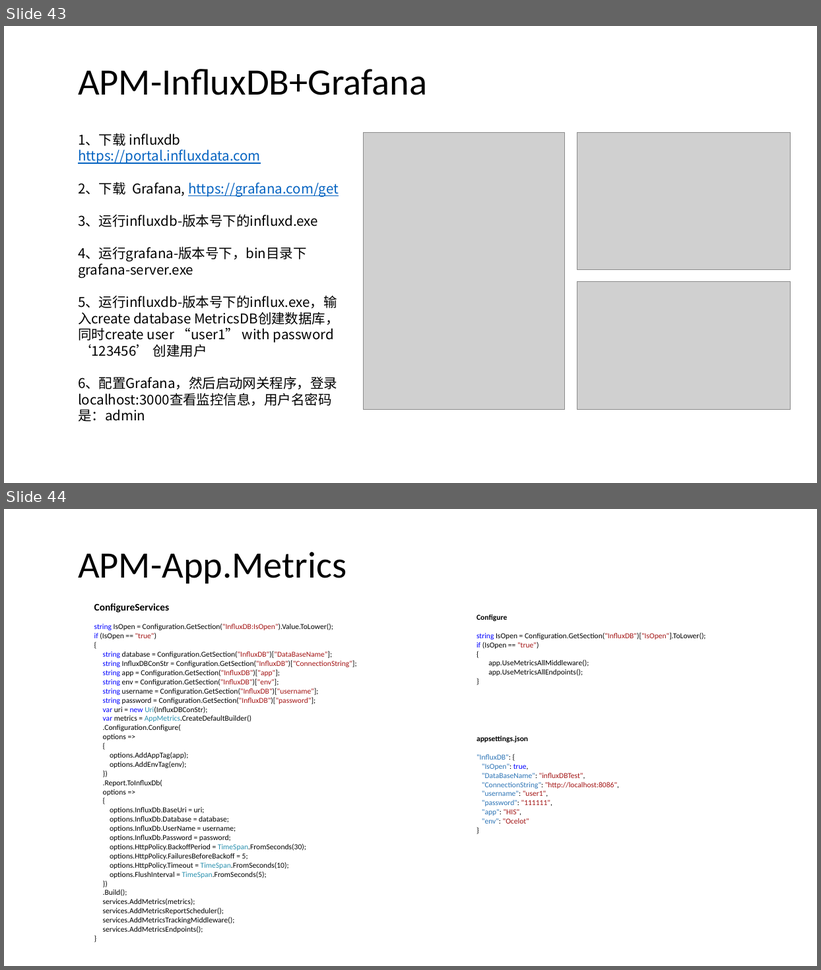
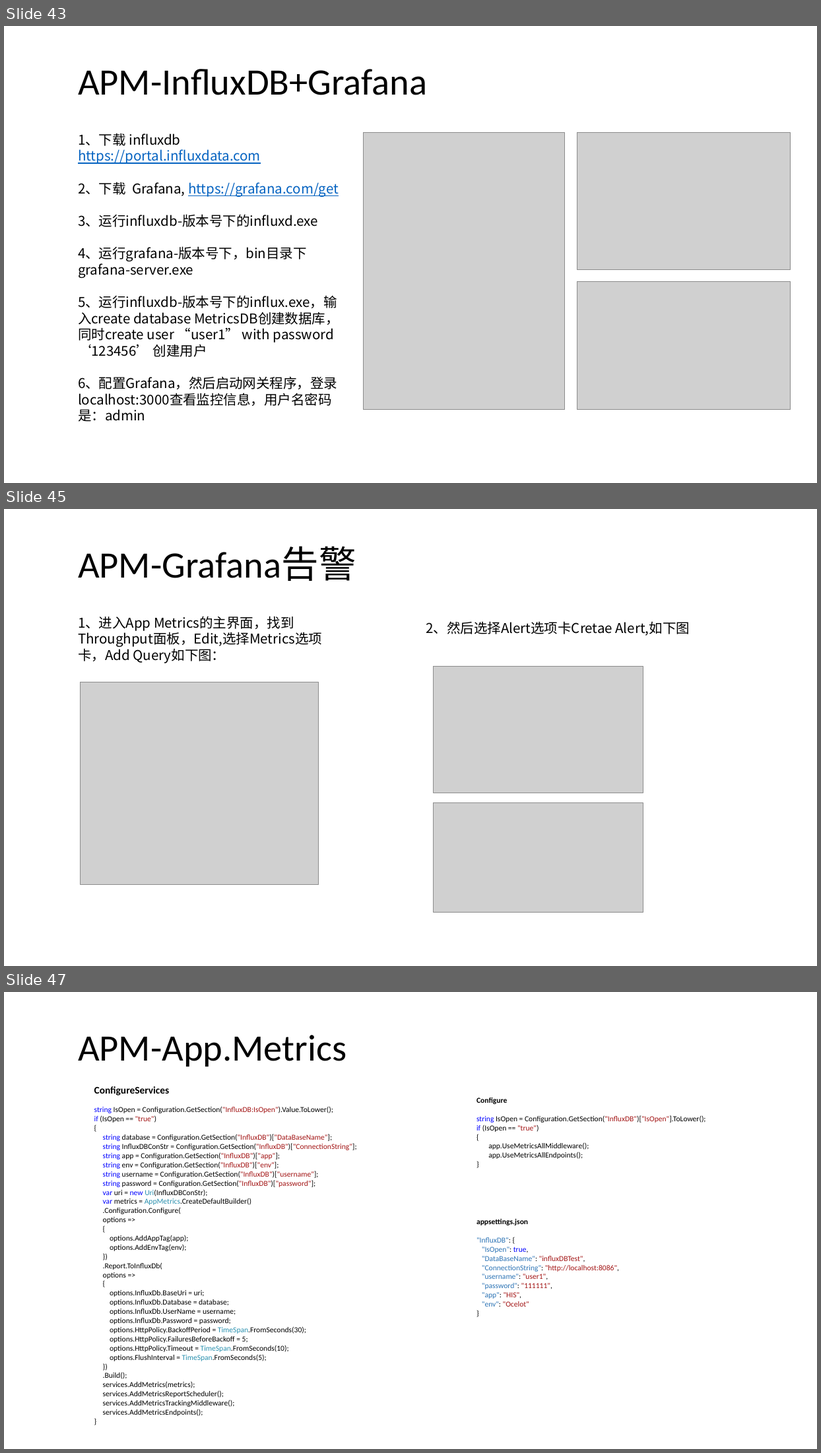
Before and after one commit to axzxs2001/HisMicroserviceSample, a slide deck: HisMicroserviceSample/Doc/基于.net core微服务.pptx. Shown one above the other, each under a label of ours: slides 43 and 44 before the commit, slides 43, 45 and 47 after it; the slides between them are not shown. The pictures are 821x970 and 821x1453 pixels, drawn with LibreOffice and Linux fonts; fonts in the diff are those of the drawing; grey boxes stand for pictures; background and template pictures are left out. Boxes give left, top, right and bottom in pixels: in the first picture for what was removed or moved away, otherwise in the second. Text is boxed around its words. In the diff, an @@ line names an element or a change of style, - is before the commit and + after.

Commit message:
完善App.Metrics告警配置。

```diff
--- a/HisMicroserviceSample/Doc/基于.net core微服务.pptx
+++ b/HisMicroserviceSample/Doc/基于.net core微服务.pptx
@@ slide 45 added at box(4, 509, 817, 966), background picture (left out) @@
@@ title added at box(78, 547, 356, 581), 44 pt, text #000000 @@
+APM-Grafana告警
@@ text added at box(78, 616, 322, 663), 16 pt, text #000000 @@
+1、进入App Metrics的主界面，找到Throughput面板，Edit,选择Metrics选项卡，Add Query如下图：
@@ text added at box(426, 621, 690, 636), 16 pt, text #000000 @@
+2、然后选择Alert选项卡Cretae Alert,如下图
@@ picture added at box(434, 666, 644, 793) @@
@@ picture added at box(81, 682, 318, 885) @@
@@ picture added at box(434, 803, 644, 913) @@
@@ what was slide 44 is now slide 47 @@
```
Also in this commit, not shown: 1 slide changed, 2 other slides added, 7 other files.
